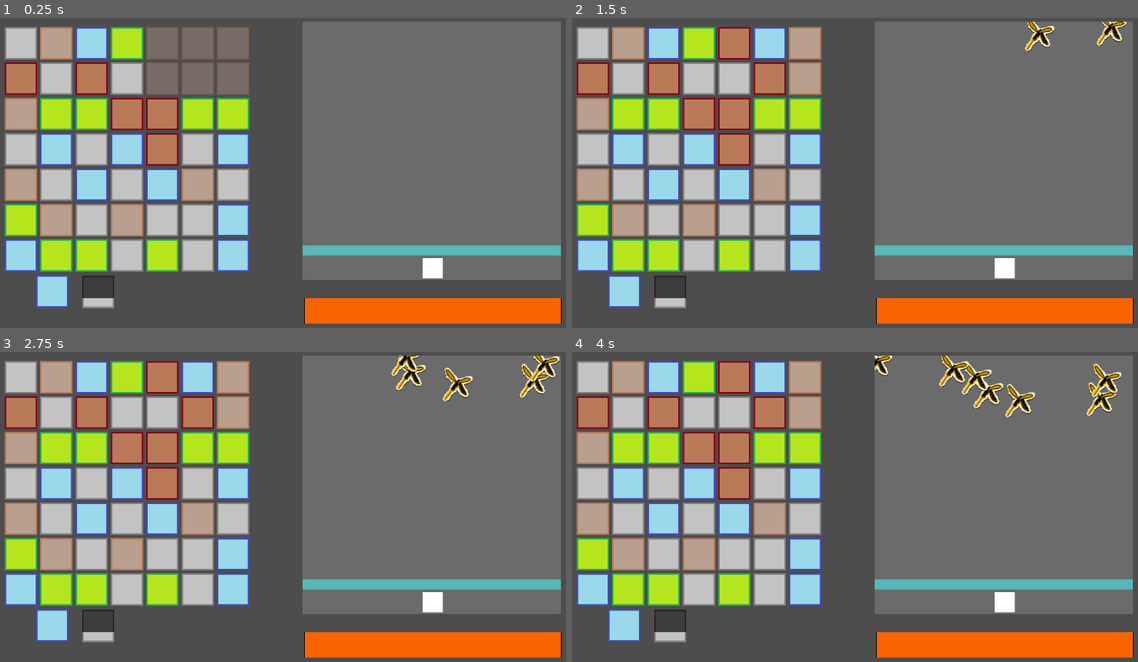
Above: before the commit, frames 1-4 (two rows, left to right).
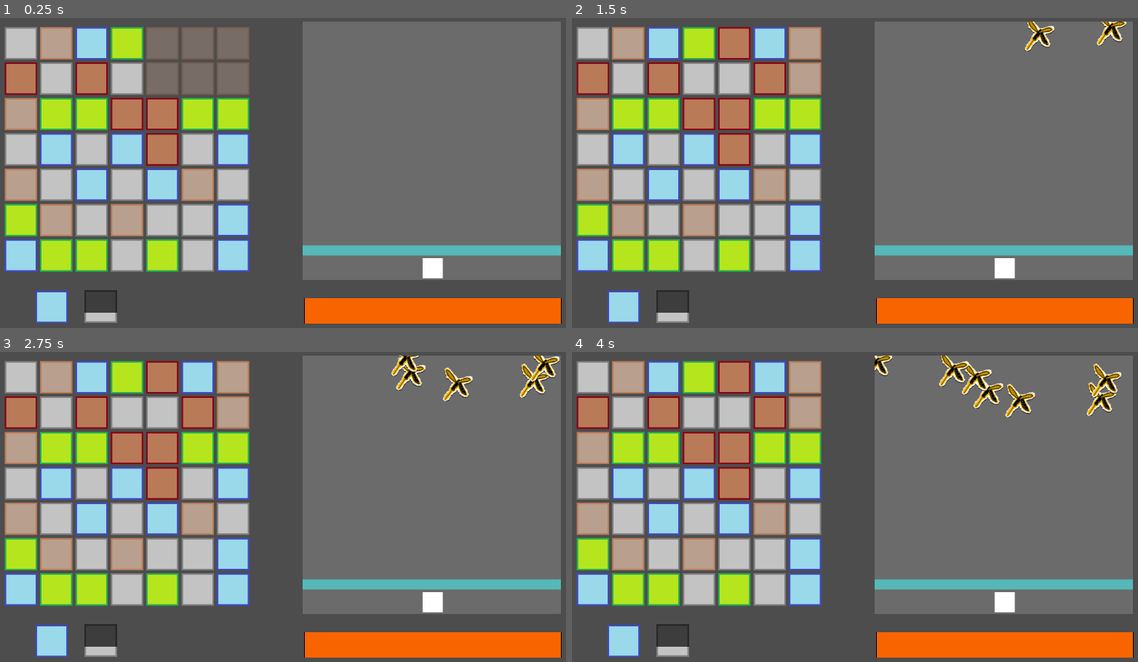
Above: after the commit, the same moments.

Repository: ivo4/hkpn
Game: Godot game, scene res://scenes/main_game/main_game.tscn
The game is run twice, just before and just after one commit, with the same random seed, the same clock (stepped at 60 frames per second) and the same inputs.
Inputs (mouse positions are in pixels of both pictures, inside the frame that each line leads up to; where the layout moved, square brackets give the same spot in the first picture):
- Up to frame 1 (0.25 s): no input
- Up to frame 2 (1.5 s): click (622, 306) [622, 290] at 0.5 s; click (622, 306) [622, 290] at 1.25 s
- Up to frame 3 (2.75 s): click (50, 640) [50, 624] at 2 s
- Up to frame 4 (4 s): drag from (594, 376) to (594, 482) at 2.77 s; drag from (594, 414) to (594, 519) at 3.52 s

The runs differ from the first frame. In frame 1, 1.1% of the frame differs, in the area x 6-21%, y 82-99%; in frame 2, 1.1%; in frame 3, 1.1%; in frame 4, 1.1%.

Commit message:
working spray powerup

Diff:
--- a/scenes/enums.gd
+++ b/scenes/enums.gd
@@ -6,6 +6,11 @@
 	BLUE,
 	BROWN,
 	GRAY,
+}
+
+enum WEAPON {
+	SLAP,
+	SPRAY,
 }
 
 var rng: RandomNumberGenerator
--- a/scenes/fight_game/fight_game.gd
+++ b/scenes/fight_game/fight_game.gd
@@ -1,18 +1,19 @@
 extends Node2D
 
 signal damage(amount: float)
+signal weapon_activated(weapon: Enums.WEAPON)
 
-enum WEAPON {
-	SLAP,
-	SPRAY,
-}
+#enum WEAPON {
+	#SLAP,
+	#SPRAY,
+#}
 
 var mosquito_scene: PackedScene = preload("res://scenes/fight_game/mosquito.tscn")
 var slap_attack: PackedScene = preload("res://scenes/fight_game/attacks/slap.tscn")
 var spray_attack: PackedScene = preload("res://scenes/fight_game/attacks/spray.tscn")
 
-#var current_weapon: WEAPON = WEAPON.SLAP
-var current_weapon: WEAPON = WEAPON.SPRAY
+var current_weapon: Enums.WEAPON = Enums.WEAPON.SLAP
+#var current_weapon: WEAPON = WEAPON.SPRAY
 var current_attack
 
 # Called when the node enters the scene tree for the first time.
@@ -27,22 +28,25 @@
 	if (event.is_action_pressed("Attack")):
 		if (current_attack != null):
 			return
-		if (current_weapon == WEAPON.SLAP):
+		if (current_weapon == Enums.WEAPON.SLAP):
 			current_attack = slap_attack.instantiate()
 			current_attack.position = get_global_mouse_position() - position
 			current_attack.attack_ended.connect(_attack_ended)
 			damage.emit(1)
 			add_child(current_attack)
-		if (current_weapon == WEAPON.SPRAY):
+			weapon_activated.emit(Enums.WEAPON.SLAP)
+		if (current_weapon == Enums.WEAPON.SPRAY):
 			current_attack = spray_attack.instantiate()
 			current_attack.position = get_global_mouse_position() - position
 			current_attack.attack_ended.connect(_attack_ended)
 			add_child(current_attack)
+			weapon_activated.emit(Enums.WEAPON.SPRAY)
 
 
 func _attack_ended() -> void:
 	current_attack.queue_free()
 	current_attack = null
+	current_weapon = Enums.WEAPON.SLAP
 
 
 func _spawn_mosquito(spawn_pos_x: float, target_pos: Vector2):
@@ -65,3 +69,8 @@
 func _on_end_area_body_entered(body: Node2D) -> void:
 	body.queue_free()
 	damage.emit(5)
+
+
+func change_weapon_to_spray() -> void:
+	print_debug("weapon changed to spray")
+	current_weapon = Enums.WEAPON.SPRAY
--- a/scenes/main_game/main_game.gd
+++ b/scenes/main_game/main_game.gd
@@ -1,8 +1,13 @@
 extends Node2D
 
 
+@onready var fight_game: Node2D = $SubViewportContainer2/SubViewport/FightGame
+@onready var match_three_game: Node2D = $SubViewportContainer/SubViewport/MatchThree
+
 @onready var annoyance_meter: Node2D = $AnnoyanceMeter
 
+@onready var spray_powerup: Node2D = $SprayPowerupButton
+@onready var zapper_powerup: Node2D = $ZapperPowerupButton
 
 # Called when the node enters the scene tree for the first time.
 func _ready() -> void:
@@ -16,3 +21,17 @@
 
 func _on_fight_game_damage(amount: float) -> void:
 	annoyance_meter.deal_damage(amount)
+
+
+func _on_spray_powerup_button_powerup_activated() -> void:
+	fight_game.change_weapon_to_spray()
+
+
+func _on_zapper_powerup_button_powerup_activated() -> void:
+	pass # Replace with function body.
+
+
+func _on_fight_game_weapon_activated(weapon: Enums.WEAPON) -> void:
+	print_debug("weapon activated, ", weapon)
+	if (weapon == Enums.WEAPON.SPRAY):
+		spray_powerup.reset_value()
--- a/scenes/main_game/main_game.tscn
+++ b/scenes/main_game/main_game.tscn
@@ -37,15 +37,18 @@
 position = Vector2(612, 544)
 
 [node name="SprayPowerupButton" parent="." instance=ExtResource("5_fn8f8")]
-position = Vector2(80, 509)
+position = Vector2(79, 540)
 max_value = 64
 current_value = 64
 button_texture = ExtResource("5_nh88p")
 
-[node name="ZapperPowerupButton2" parent="." instance=ExtResource("5_fn8f8")]
-position = Vector2(171, 510)
+[node name="ZapperPowerupButton" parent="." instance=ExtResource("5_fn8f8")]
+position = Vector2(176, 539)
 max_value = 64
 current_value = 20
 button_texture = ExtResource("7_bg5r3")
 
 [connection signal="damage" from="SubViewportContainer2/SubViewport/FightGame" to="." method="_on_fight_game_damage"]
+[connection signal="weapon_activated" from="SubViewportContainer2/SubViewport/FightGame" to="." method="_on_fight_game_weapon_activated"]
+[connection signal="powerup_activated" from="SprayPowerupButton" to="." method="_on_spray_powerup_button_powerup_activated"]
+[connection signal="powerup_activated" from="ZapperPowerupButton" to="." method="_on_zapper_powerup_button_powerup_activated"]
--- a/scenes/main_game/powerup_button.gd
+++ b/scenes/main_game/powerup_button.gd
@@ -1,5 +1,7 @@
 @tool
 extends Node2D
+
+signal powerup_activated
 
 @export var max_value: int = 100
 @export var current_value: int:
@@ -31,3 +33,8 @@
 
 func _on_texture_button_pressed() -> void:
 	print("powerup clicked")
+	powerup_activated.emit()
+
+
+func reset_value() -> void:
+	current_value = 0
